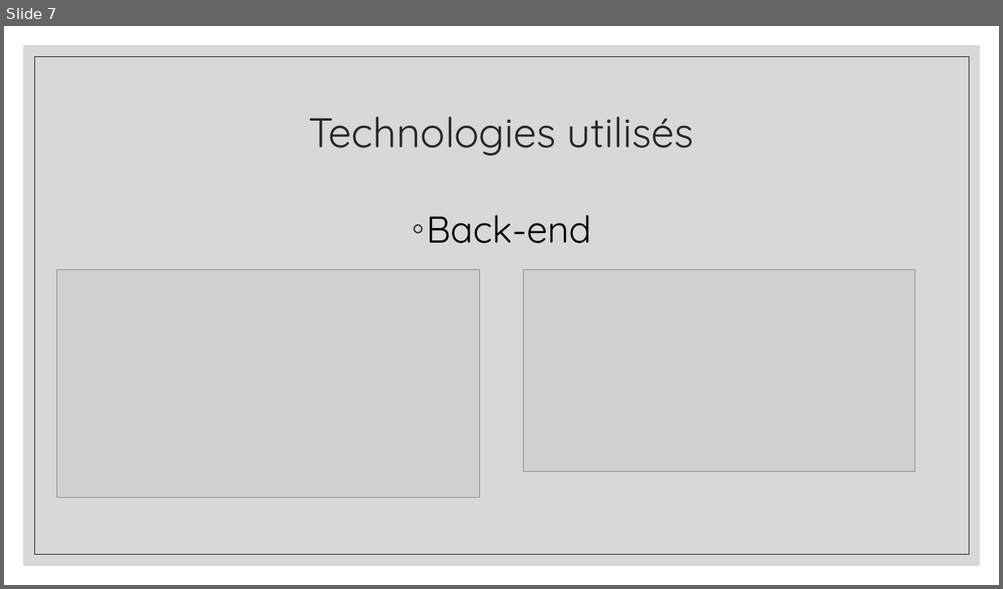
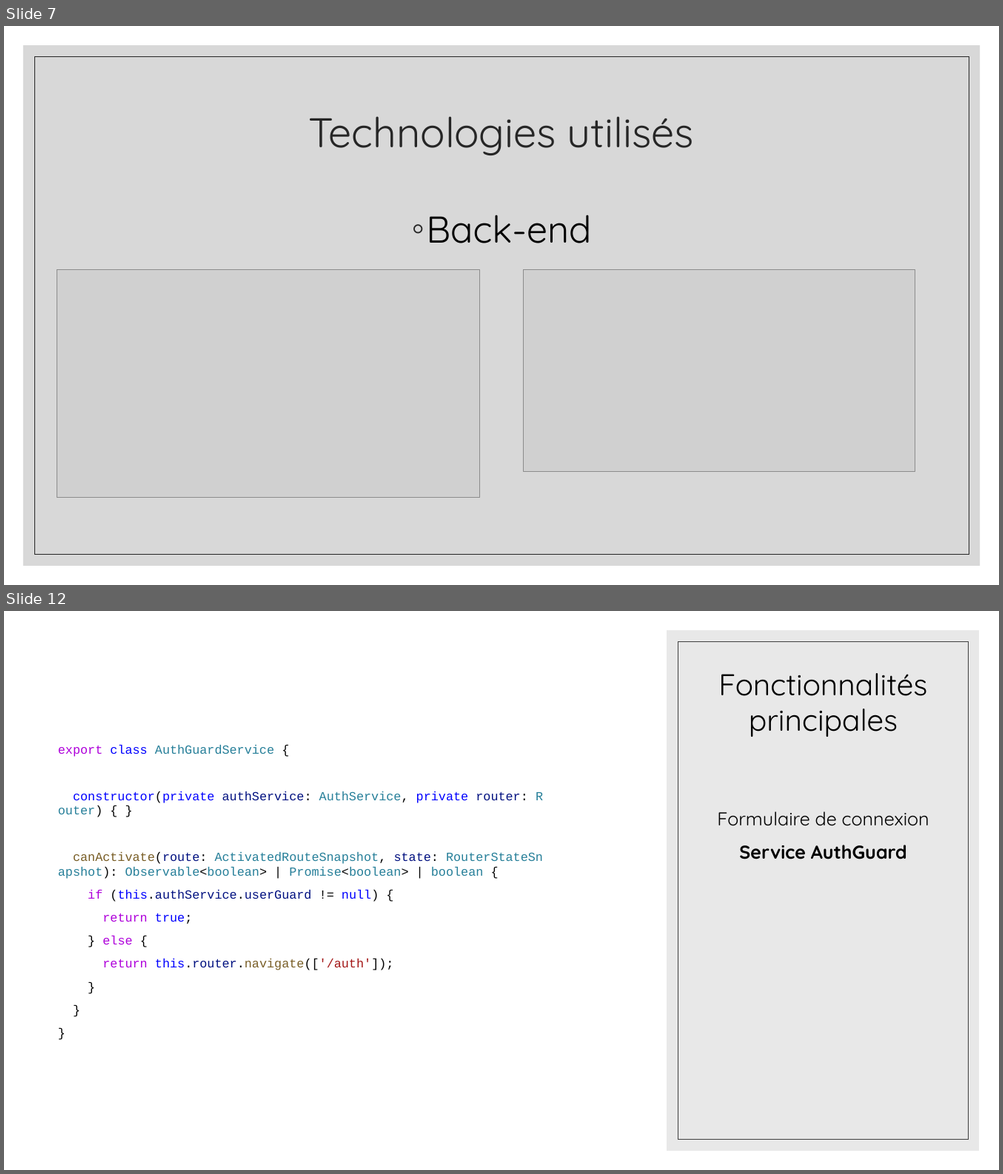
Before and after one commit to reyvaxreecded/Doc-Exam, a slide deck: Diapo.odp. Shown one above the other, each under a label of ours: slide 7 before the commit, slides 7 and 12 after it; the slides between them are not shown. The pictures are 1003x589 and 1003x1174 pixels, drawn with LibreOffice and Linux fonts; fonts in the diff are those of the drawing; grey boxes stand for pictures. Boxes give left, top, right and bottom in pixels: in the first picture for what was removed or moved away, otherwise in the second. Text is boxed around its words. In the diff, an @@ line names an element or a change of style, - is before the commit and + after.

```diff
--- a/Diapo.odp
+++ b/Diapo.odp
@@ slide 12 added at [4,611,999,1170], background #FFFFFF @@
@@ freeform shape added at [666,630,979,1151], fill #D9D9D9 at 60% opacity @@
@@ freeform shape added at [677,641,968,1140], outline #404040 0.51 pt @@
@@ title added at [718,673,927,737], 29 pt, text #000000 @@
+Fonctionnalités principales
@@ text added at [58,745,528,971], 12 pt, text #267F99 @@
+export class AuthGuardService {
+constructor(private authService: AuthService, private router: Router) { }
+canActivate(route: ActivatedRouteSnapshot, state: RouterStateSnapshot): Observable<boolean> | Promise<boolean> | boolean {
+if (this.authService.userGuard != null) {
+return true;
+} else {
+return this.router.navigate(['/auth']);
+}
+}
+}
@@ text added at [717,812,929,860], 18 pt, text #000000 @@
+Formulaire de connexion
+Service AuthGuard
```
Also in this commit, not shown: 12 slides changed, 8 other slides added, 4 slides removed.
